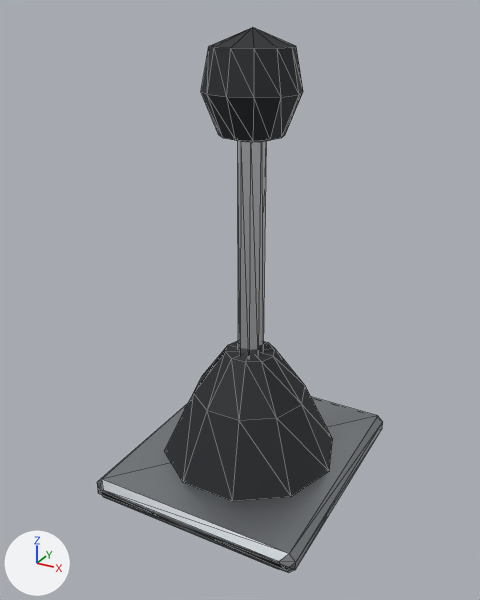
The glTF model assets/parts/drivetrain/short_shifter.glb as it was, and as the next commit left it.
Camera for both pictures: a 50 mm lens placed at (0.152, -0.288, 0.248), pointed at (-0.002, -0.007, 0.108). Every picture has the same lights, and +X, +Y and +Z are marked at lower left. The first picture is the older version. Mesh edges are drawn as thin lines. Where no turn or scale is listed for an object, it has been applied to the vertices. Vertices at exactly the same position are counted once.

The first picture shows 'model'.
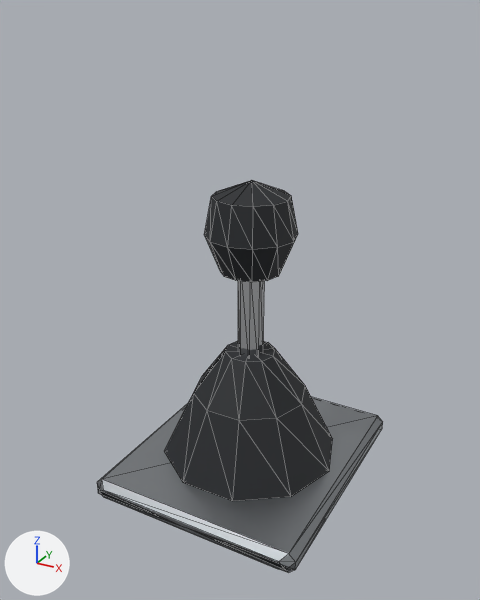
Where the newer file only moved an object's origin or applied its transform, the numbers keep the older frame.

What changed in the scene script:
```text
Change me_model:
    used by ob_model
    remove me_model.from_pydata(...)  # 122 vertices, 228 faces; spans x -0.06..0.06, y -0.07..0.07, z -0.12..0.12
    add me_model.from_pydata(...)  # 122 vertices, 228 faces; spans x -0.06..0.06, y -0.07..0.07, z -0.12..0.05
    me_model part 1: the loose piece of 38 vertices spanning x -0.024..0.024, y -0.024..0.024, z 0.068..0.12 is moved by (0.0, 0.0, -0.07)
    me_model part 2: all 9 vertices in x -0.006..0.006, y -0.006..0.006, z 0.08 are moved by (0.0, 0.0, -0.07)
```

Location of each change, [x1, y1, x2, y2] in pixels of the pictures (480 x 600 px; the box of a moved part takes in the faces that stretch with it):
'model', reshaped (28% shorter): before [97, 27, 383, 573]; after [97, 180, 383, 573]
part 1 of me_model, moved or reshaped: before [201, 27, 303, 142]; after [204, 180, 298, 282]
part 2 of me_model, moved or reshaped: before [237, 141, 266, 356]; after [238, 281, 264, 356]
